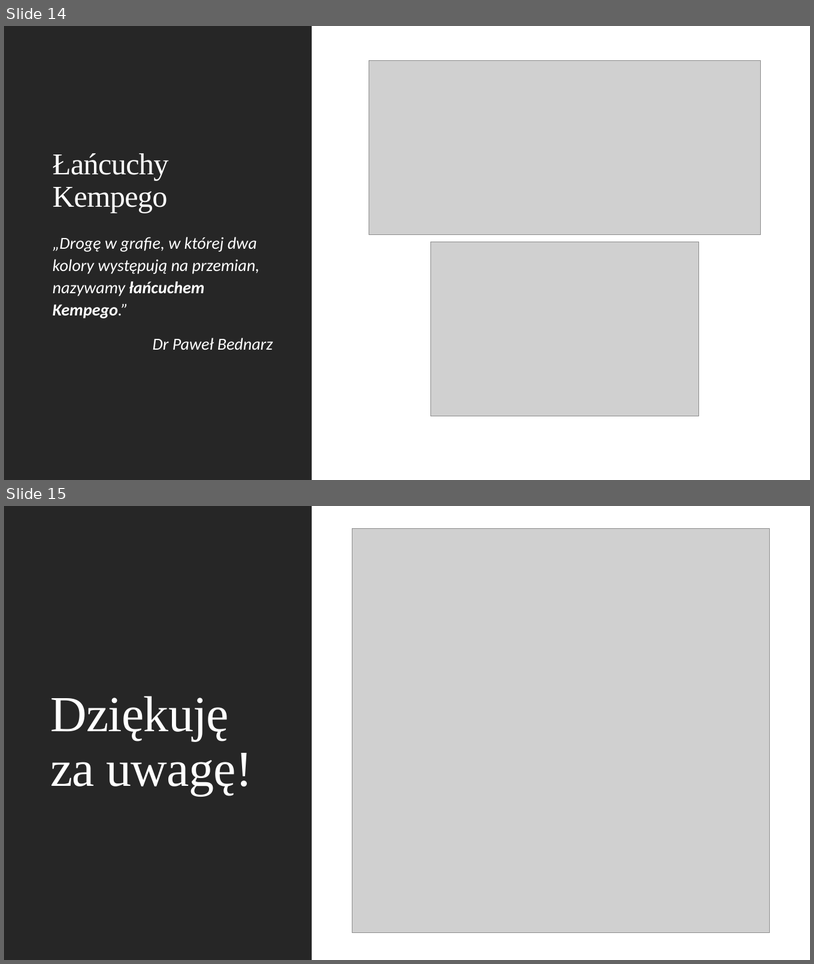
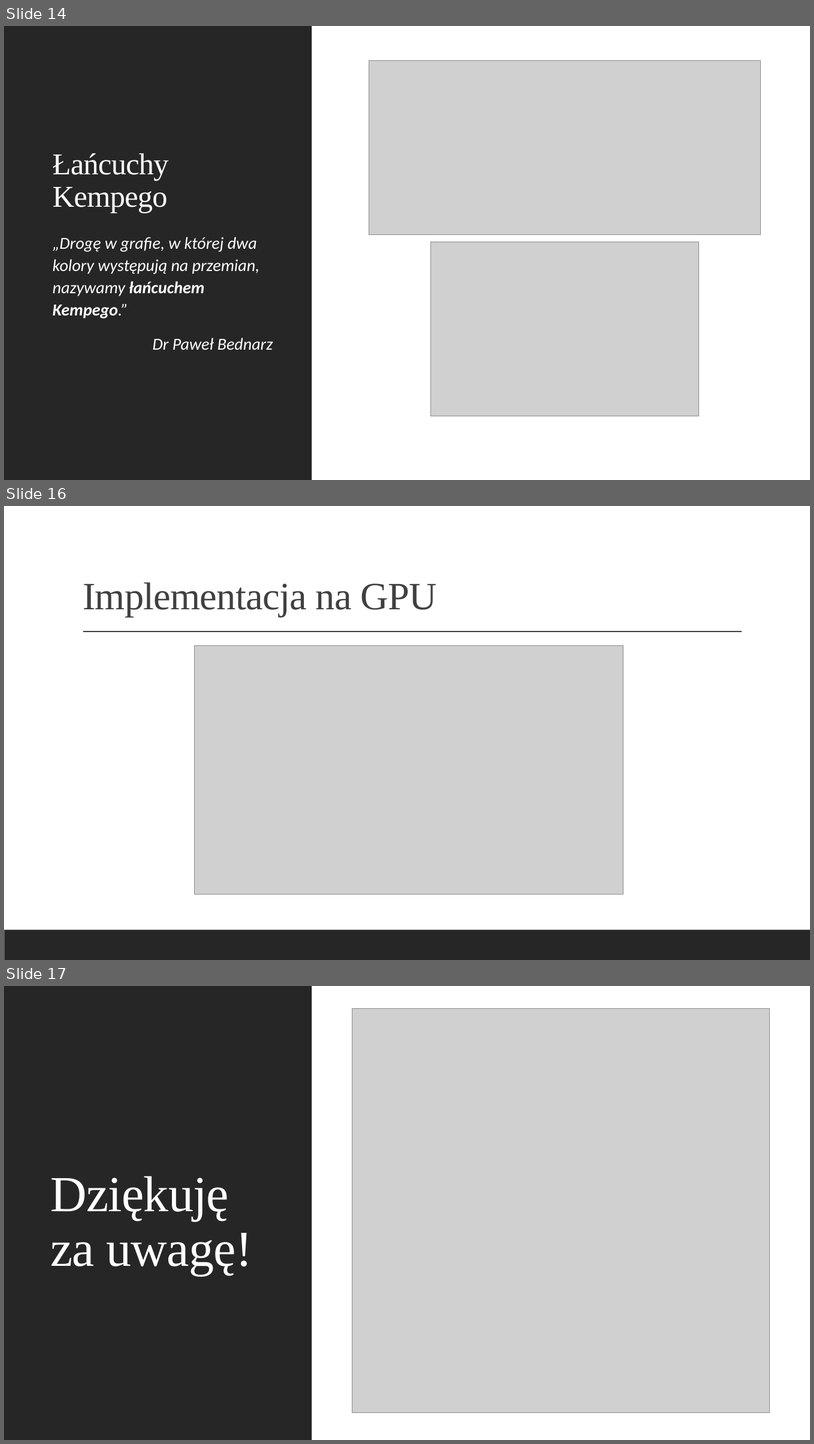
Before and after one commit to FrightenedFox/graph-coloring, a slide deck: Kolorowanie.pptx. Shown one above the other, each under a label of ours: slides 14 and 15 before the commit, slides 14, 16 and 17 after it; the slides between them are not shown. The pictures are 814x964 and 814x1444 pixels, drawn with LibreOffice and Linux fonts; fonts in the diff are those of the drawing; grey boxes stand for pictures. Boxes give left, top, right and bottom in pixels: in the first picture for what was removed or moved away, otherwise in the second. Text is boxed around its words. In the diff, an @@ line names an element or a change of style, - is before the commit and + after.

```diff
--- a/Kolorowanie.pptx
+++ b/Kolorowanie.pptx
@@ slide 16 added at box(4, 506, 810, 960), background #FFFFFF @@
@@ title added at box(83, 582, 437, 616), 46 pt, text #404040 @@
+Implementacja na GPU
@@ line added from (83, 632) to (743, 632), #404040 1 pt @@
@@ picture added at box(195, 646, 623, 894) @@
@@ rectangle added at box(4, 930, 810, 960), fill #262626 @@
@@ what was slide 15 is now slide 17 @@
```
Also in this commit, not shown: 1 other slide added, 3 other files.
